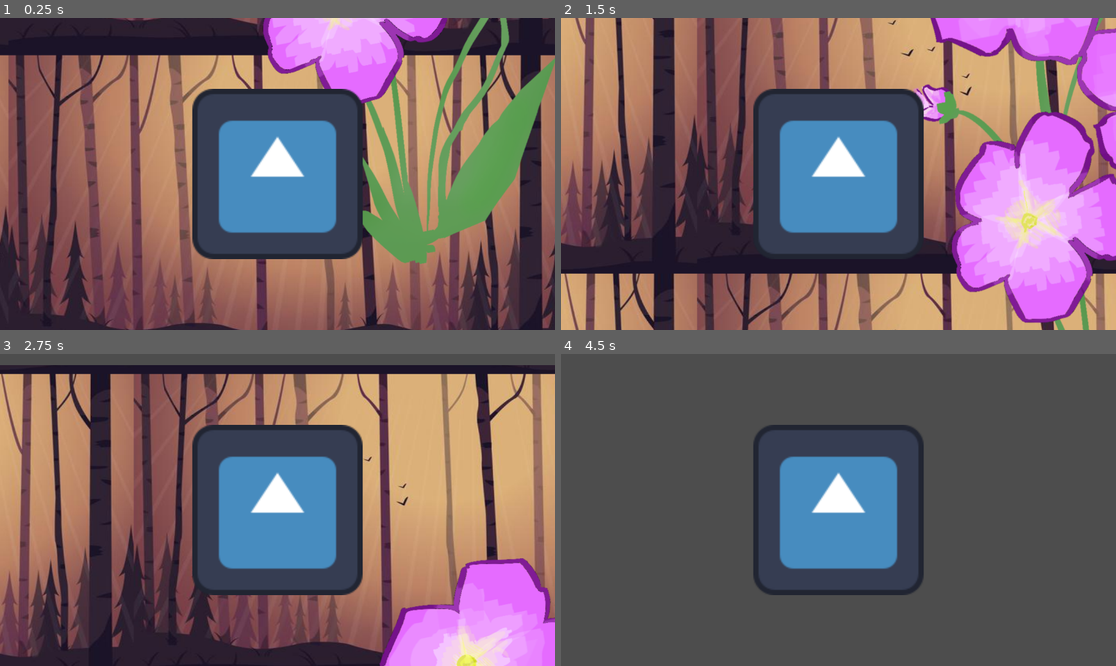
Above: before the commit, frames 1-4 (two rows, left to right).
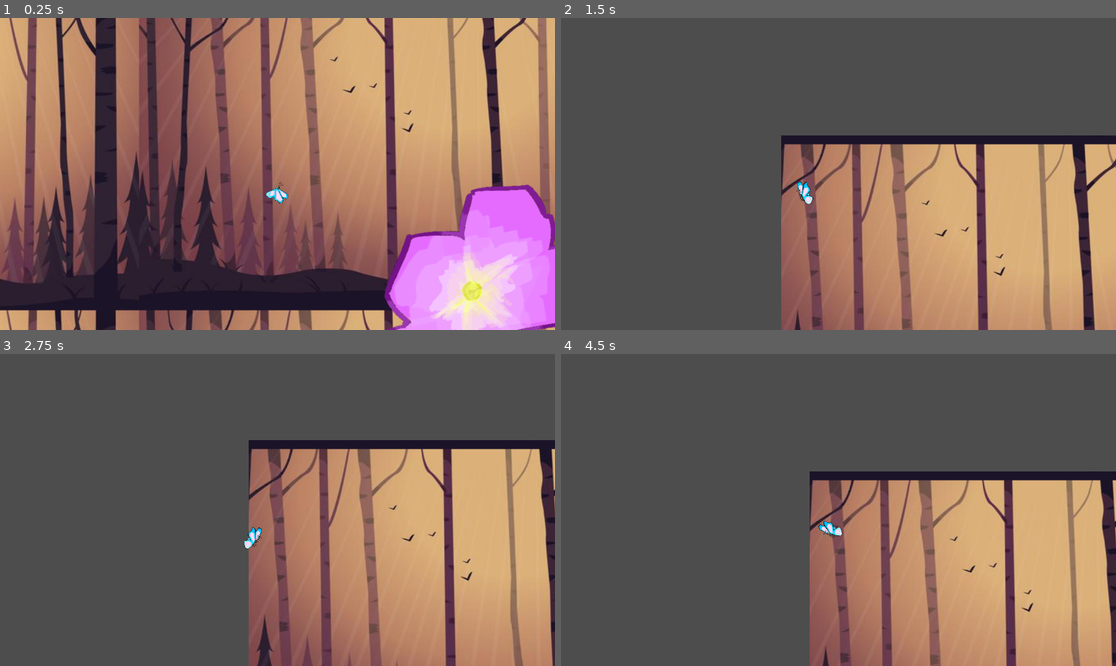
Above: after the commit, the same moments.

Repository: cyberpawwswo/povidlov_game
Game: Godot game, scene res://player/butterfly/test_map.tscn
Same seed, same stepped clock (60 frames per second), same inputs: the game is played once before the commit and once after it. The project has no main scene, so this scene is started directly. The engine's default icon, where the game draws it, is replaced by a stand-in: a white triangle on a blue panel in a dark square.
Inputs (mouse positions are in pixels of both pictures, inside the frame that each line leads up to):
- Up to frame 1 (0.25 s): no input
- Up to frame 2 (1.5 s): tap Enter (ui_accept) at 0.5, 0.77 s; move the mouse to (960, 158) at 0.52 s; hold Right (ui_right) from 0.53 s (still down); click (960, 158) at 0.6 s; move the mouse to (727, 189) at 1.27 s; click (727, 189) at 1.35 s
- Up to frame 3 (2.75 s): tap Enter (ui_accept) at 1.52 s; move the mouse to (333, 441) at 2.02 s; release Right (ui_right) at 2.03 s; hold Left (ui_left) from 2.03 s (still down); click (333, 441) at 2.1 s
- Up to frame 4 (4.5 s): move the mouse to (810, 572) at 2.77 s; release Left (ui_left) at 2.78 s; hold Right (ui_right) 2.78-4.28 s; click (810, 572) at 2.85 s; tap Enter (ui_accept) at 3.02, 3.77 s; move the mouse to (1005, 556) at 3.52 s; click (1005, 556) at 3.6 s; move the mouse to (672, 463) at 4.27 s; hold Left (ui_left) from 4.28 s (still down); click (672, 463) at 4.35 s

The runs differ from the first frame. In frame 1, 89% of the frame differs, in the area x 0-100%, y 0-100%; in frame 2, 93%; in frame 3, 82%; in frame 4, 38%.

Commit message:
add sample ai for frog

Diff:
--- a/player/butterfly/frog/frog.gd
+++ b/player/butterfly/frog/frog.gd
@@ -3,24 +3,54 @@
 
 @export var SPEED = 300.0
 @export var JUMP_VELOCITY = -1000.0
+var jumping := false
 
+var player: Butterfly
 
 func _physics_process(delta: float) -> void:
 	# Add the gravity.
 	if not is_on_floor():
 		velocity += get_gravity() * delta
-	else:
+		jumping = false
+	elif not jumping:
 		velocity.x = move_toward(velocity.x, 0, SPEED)
 
-	if Input.is_action_just_pressed("but_fly_up"):
-		jump()
+	#if Input.is_action_just_pressed("but_fly_up"):
+		#jump()
 
 	move_and_slide()
 
 
 func jump():
-	velocity.y = JUMP_VELOCITY
+	if is_on_floor():
+		velocity.y = JUMP_VELOCITY
+	var direction: float = [-1,1].pick_random()
+	if player:
+		direction = sign(player.global_position.x - global_position.x)
+	velocity.x = SPEED * direction
 
-	var direction: float = [-1,1].pick_random()
+func attack():
+	$Tongue.look_at(player.global_position)
 
-	velocity.x = SPEED * direction
+	var tween = create_tween()
+	tween.tween_property($Tongue, 'scale:x', 34, 0.1)
+	tween.tween_property($Tongue, 'scale:x', 1, 0.1)
+
+func _on_area_2d_body_entered(body: Node2D) -> void:
+	if body is Butterfly:
+		player = body
+
+func _on_area_2d_body_exited(body: Node2D) -> void:
+	if body == player:
+		player = null
+
+func _on_timer_attack_timeout() -> void:
+	if player:
+		attack()
+	create_tween().tween_callback($TimerAttack.start).set_delay(randf())
+
+
+func _on_timer_jump_timeout() -> void:
+	jump()
+	jumping = true
+	create_tween().tween_callback($TimerJump.start).set_delay(randf_range(0, 3))
--- a/player/butterfly/frog/frog.tscn
+++ b/player/butterfly/frog/frog.tscn
@@ -4,16 +4,48 @@
 [ext_resource type="Texture2D" uid="uid://bx40bofn7yy27" path="res://icon.svg" id="2_wwx0m"]
 
 [sub_resource type="RectangleShape2D" id="RectangleShape2D_3l2fg"]
+size = Vector2(352, 349)
+
+[sub_resource type="CircleShape2D" id="CircleShape2D_wwx0m"]
+radius = 1028.0647
 
 [node name="Frog" type="CharacterBody2D" unique_id=1394785451]
 script = ExtResource("1_3l2fg")
 
 [node name="CollisionShape2D" type="CollisionShape2D" parent="." unique_id=985945999]
+position = Vector2(2, 0.5)
 shape = SubResource("RectangleShape2D_3l2fg")
 
 [node name="Icon" type="Sprite2D" parent="." unique_id=1334415185]
 scale = Vector2(2.765625, 2.765625)
 texture = ExtResource("2_wwx0m")
 
-[node name="Camera2D" type="Camera2D" parent="." unique_id=1898138549]
+[node name="Tongue" type="Node2D" parent="." unique_id=751582184]
+position = Vector2(-170, 3)
+rotation = 3.1415927
+
+[node name="ColorRect" type="ColorRect" parent="Tongue" unique_id=797750306]
+offset_top = -19.692308
+offset_right = 40.0
+offset_bottom = 20.307692
+color = Color(1, 0.13999999, 0.13999999, 1)
+
+[node name="PlayerDetection" type="Area2D" parent="." unique_id=473556551]
 scale = Vector2(2.765625, 2.765625)
+
+[node name="CollisionShape2D" type="CollisionShape2D" parent="PlayerDetection" unique_id=1202230917]
+shape = SubResource("CircleShape2D_wwx0m")
+
+[node name="TimerAttack" type="Timer" parent="." unique_id=1074101003]
+wait_time = 3.0
+one_shot = true
+autostart = true
+
+[node name="TimerJump" type="Timer" parent="." unique_id=454842968]
+one_shot = true
+autostart = true
+
+[connection signal="body_entered" from="PlayerDetection" to="." method="_on_area_2d_body_entered"]
+[connection signal="body_exited" from="PlayerDetection" to="." method="_on_area_2d_body_exited"]
+[connection signal="timeout" from="TimerAttack" to="." method="_on_timer_attack_timeout"]
+[connection signal="timeout" from="TimerJump" to="." method="_on_timer_jump_timeout"]
--- a/player/butterfly/player/butterfly.tscn
+++ b/player/butterfly/player/butterfly.tscn
@@ -62,3 +62,4 @@
 scale = Vector2(0.13118276, 0.13118276)
 sprite_frames = SubResource("SpriteFrames_0hvfw")
 animation = &"fly"
+frame_progress = 0.44752032
--- a/player/butterfly/test_map.tscn
+++ b/player/butterfly/test_map.tscn
@@ -1,6 +1,7 @@
 [gd_scene format=3 uid="uid://d28gpixrx8jg6"]
 
 [ext_resource type="Texture2D" uid="uid://4dhcgn3tyikj" path="res://player/butterfly/player/vector-forest-landscape-illustration.jpg" id="1_biaqq"]
+[ext_resource type="PackedScene" uid="uid://dapbscxj5pqni" path="res://player/butterfly/player/butterfly.tscn" id="2_u3mhw"]
 [ext_resource type="PackedScene" uid="uid://buwossh8o61xo" path="res://player/butterfly/flowers/chamomile.tscn" id="3_s2hvg"]
 [ext_resource type="PackedScene" uid="uid://d0d7c0n874qmm" path="res://player/butterfly/frog/frog.tscn" id="4_4c37m"]
 
@@ -28,3 +29,6 @@
 
 [node name="Frog" parent="." unique_id=1394785451 instance=ExtResource("4_4c37m")]
 position = Vector2(1603, 1518)
+
+[node name="Butterfly" parent="." unique_id=636950088 instance=ExtResource("2_u3mhw")]
+position = Vector2(1332, 374)
Binary file added: player/butterfly/flowers/flw1.webp
Not shown, added: player/butterfly/flowers/flw1.webp.import
